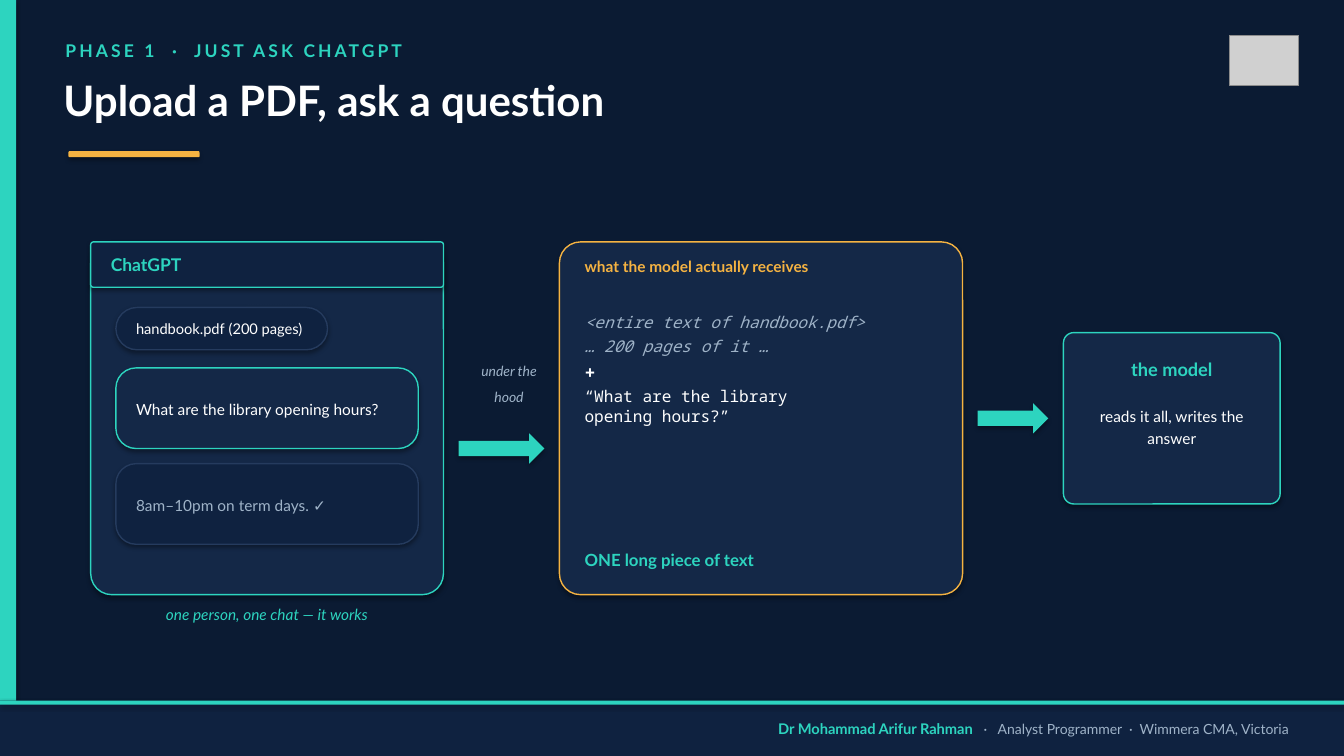
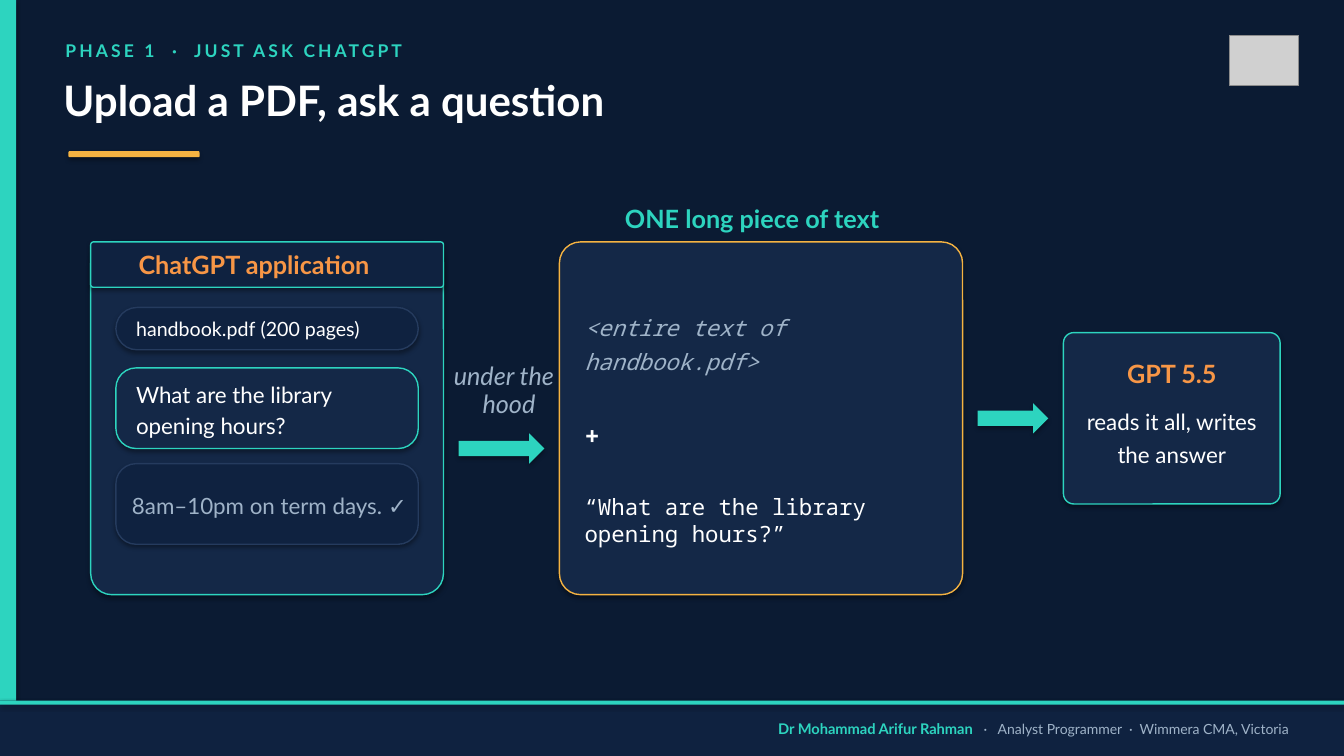
Before and after one commit to arifwcma/induction, a slide deck: slide 2 of lecture/deck.pptx. Drawn at 1344x756 pixels with LibreOffice and Linux fonts; fonts in the diff are those of the drawing; grey boxes stand for pictures. Boxes give left, top, right and bottom in pixels: in the first picture for what was removed or moved away, otherwise in the second. Text is boxed around its words. In the diff, an @@ line names an element or a change of style, - is before the commit and + after.

```diff
--- a/lecture/deck.pptx
+++ b/lecture/deck.pptx
@@ text "ONE long piece of text": place and size @@
-text "ONE long piece of text" at [585,553,754,569]
+text "ONE long piece of text" at [625,209,879,233]
@@ text "ONE long piece of text" at [625,209,879,233]: size 12 to 18 pt @@
@@ text at [139,255,370,279]: text changed; size 12.5 to 18 pt; text colour #2DD4BF to #F79646 @@
-ChatGPT
+ChatGPT application
@@ text removed at [585,260,808,275] @@
-what the model actually receives
@@ rounded rectangle: place and size @@
-rounded rectangle at [116,308,328,350]
+rounded rectangle at [116,308,418,350]
@@ text "handbook.pdf (200 pages)" at [136,321,360,340]: size 10.5 to 14 pt @@
@@ text "<entire text of handbook.pdf>" at [585,319,866,548]: size 11.5 to 16 pt; size 13 to 18 pt in "+" @@
@@ text at [604,340,749,356]: paragraph removed @@
-… 200 pages of it …
@@ text "What are the library opening ...": place and size @@
-text "What are the library opening ..." at [136,403,379,418]
+text "What are the library opening ..." at [136,386,332,438]
@@ text "under the" at [454,366,554,385]: size 10 to 18 pt @@
@@ text "under the": place and size @@
-text "under the" at [481,365,537,376]
+text "under the" at [454,366,554,385]
@@ text "hood" at [483,394,536,413]: size 10 to 18 pt @@
@@ text at [1127,364,1216,383]: text changed; size 13 to 18 pt; text colour #2DD4BF to #F79646 @@
-the model
+GPT 5.5
@@ size 11 to 16 pt in 3 elements at [136,386,332,438], [1087,413,1256,463], [132,497,383,518] @@
@@ text removed at [166,608,368,623] @@
-one person, one chat — it works
```
Also in this commit, not shown: 14 other slides changed, 1 slide added, 1 other file.
